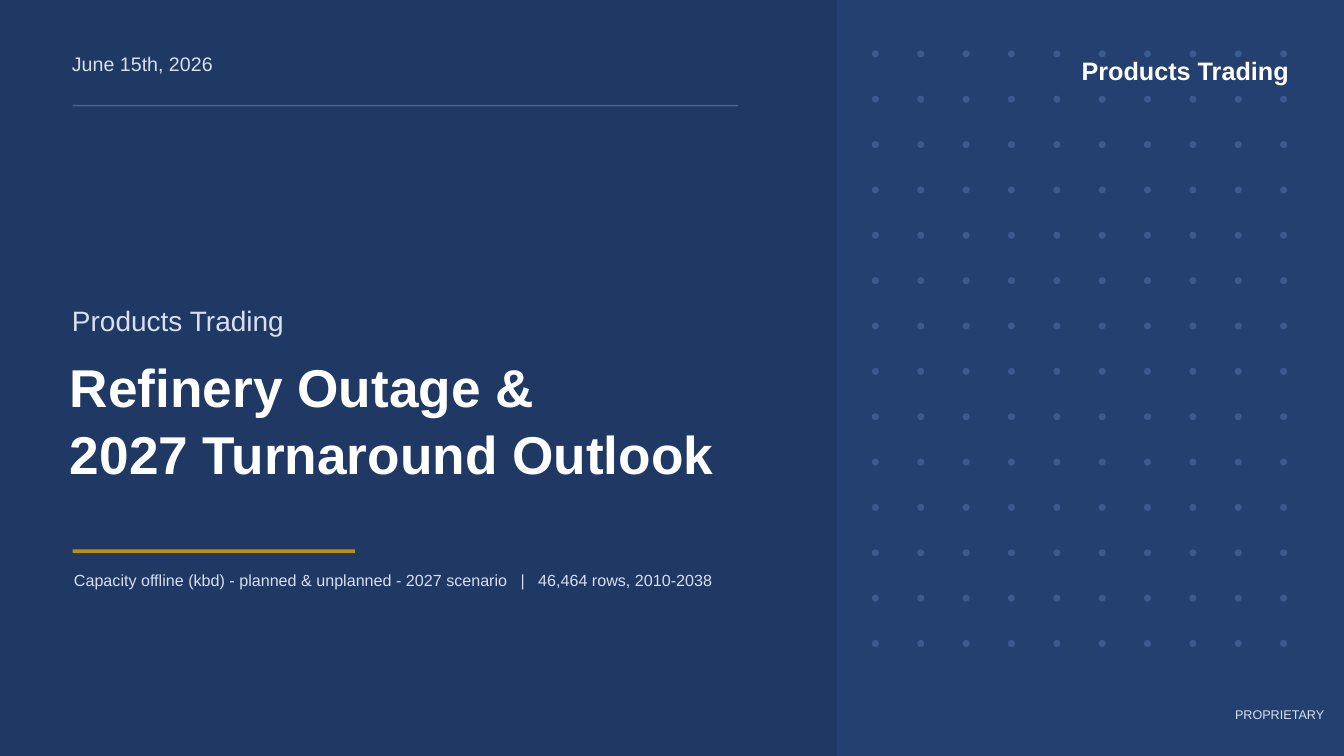
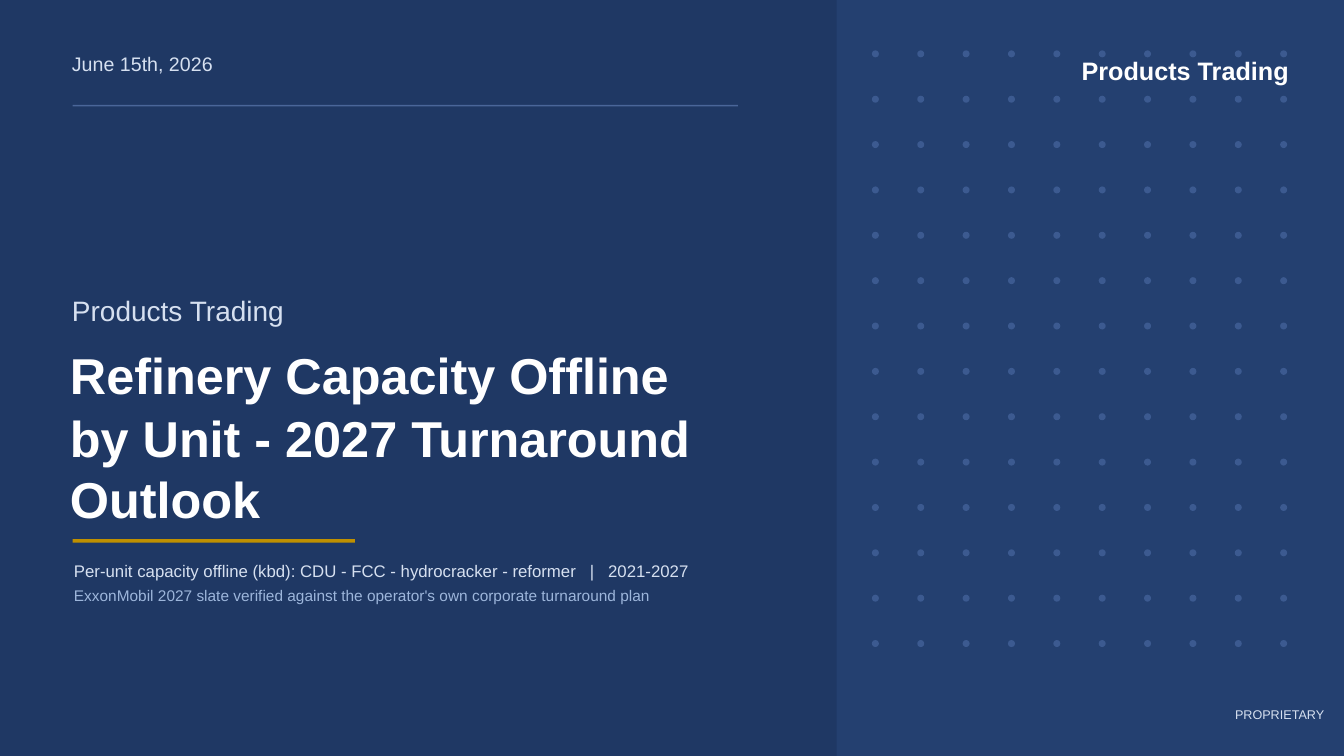
Before and after one commit to HoldenCole/Outages-script, a slide deck: slide 1 of output/outage_deck.pptx. Drawn at 1344x756 pixels with LibreOffice and Linux fonts; fonts in the diff are those of the drawing. Boxes give left, top, right and bottom in pixels: in the first picture for what was removed or moved away, otherwise in the second. Text is boxed around its words. In the diff, an @@ line names an element or a change of style, - is before the commit and + after.

```diff
--- a/output/outage_deck.pptx
+++ b/output/outage_deck.pptx
@@ text "Products Trading": place and size @@
-text "Products Trading" at [72, 310, 284, 336]
+text "Products Trading" at [72, 300, 284, 326]
@@ text at [70, 357, 690, 519]: text changed; size 38 to 36 pt @@
-Refinery Outage &
-2027 Turnaround Outlook
+Refinery Capacity Offline
+by Unit - 2027 Turnaround Outlook
@@ rectangle: place and size @@
-rectangle at [73, 549, 355, 553]
+rectangle at [73, 539, 355, 542]
@@ text at [74, 565, 688, 604]: text changed; size 11.5 to 11 pt; text colour #D6E0F0 to #9DB6DB @@
-Capacity offline (kbd) - planned & unplanned - 2027 scenario | 46,464 rows, 2010-2038
+Per-unit capacity offline (kbd): CDU - FCC - hydrocracker - reformer | 2021-2027
+ExxonMobil 2027 slate verified against the operator's own corporate turnaround plan
```
Also in this commit, not shown: 1 other slide changed, 6 slides added, 8 slides removed, 5 other files.
